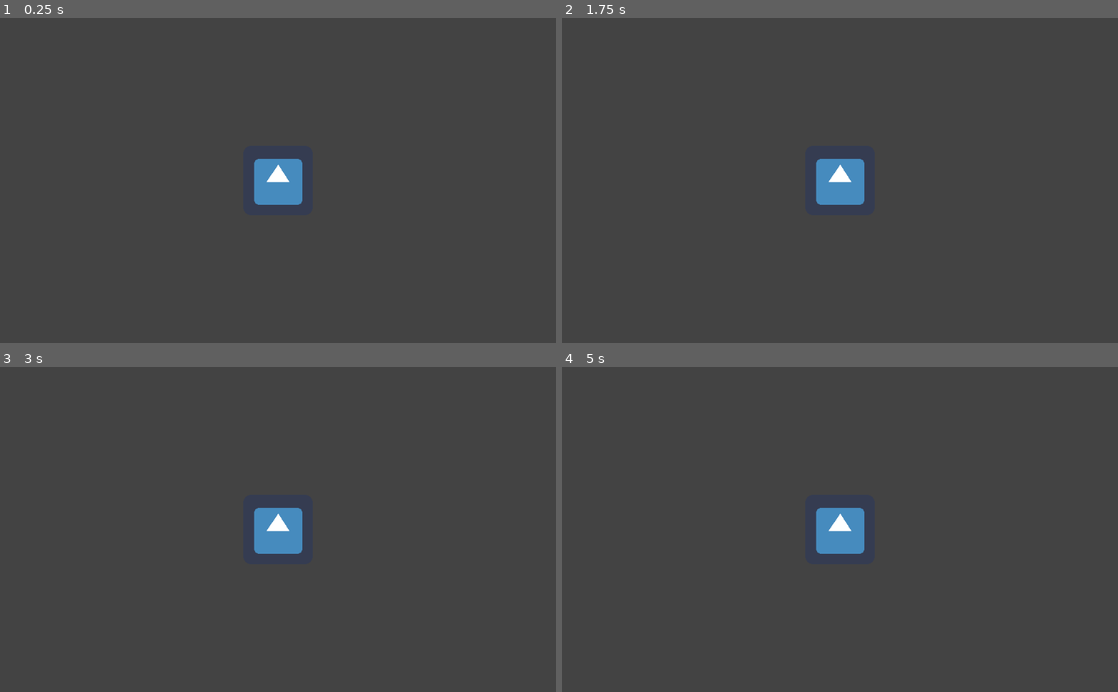
Above: before the commit, frames 1-4 (two rows, left to right).
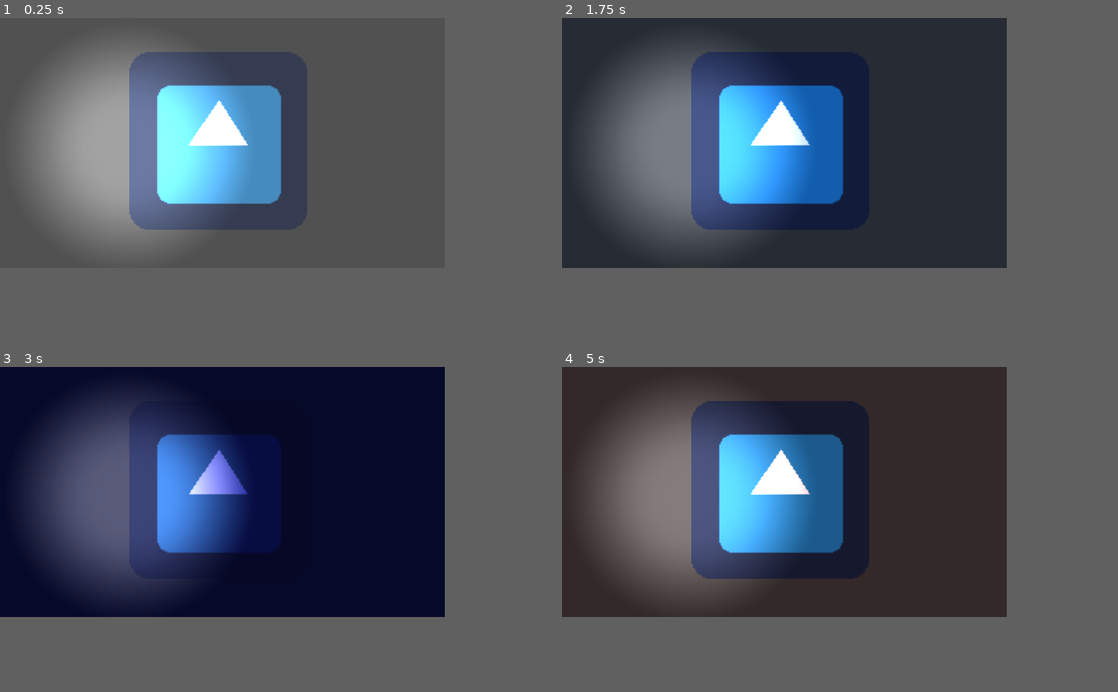
Above: after the commit, the same moments.

Repository: hiulit/Godot-3-2D-Day-Night-Cycle
Game: Godot game, scene res://TestScene.tscn
Two runs of this game, one before a commit and one after it. Both use one fixed random seed, a clock stepped at 60 frames per second and the inputs below. The engine's default icon, where the game draws it, is replaced by a stand-in: a white triangle on a blue panel in a dark square.
Inputs:
- Up to frame 1 (0.25 s): no input
- Up to frame 2 (1.75 s): tap Enter at 0.5 s; tap Space at 1.25 s
- Up to frame 3 (3 s): tap Enter at 2 s; tap Space at 2.75 s
- Up to frame 4 (5 s): tap Enter at 3.5 s; tap Space at 4.25 s
In our replay, the window is 800x468 before the commit and 640x360 after it. These sizes can differ from the game's own. Grey fills any space a smaller window leaves; there, only what the larger window draws over its background counts as a difference.

The runs differ from the first frame. In frame 1, 26% of the frame differs, in the area x 2-57%, y 4-75%; in frame 2, 53%; in frame 3, 59%, in the area x 0-80%, y 0-77%; in frame 4, 51%.

Commit message:
Started workin on the shader with lights

Diff:
--- a/DayNightCycle.gd
+++ b/DayNightCycle.gd
@@ -1,6 +1,6 @@
-extends CanvasModulate
+extends ColorRect
 
-export (float) var day_duration = 0.5 # In minutes
+export (float) var day_duration = 0.1 # In minutes
 export (float) var day_start_hour = 10 # 24 hours time (0-23)
 export (float) var day_start_number = 1
 
@@ -29,12 +29,58 @@
 var cycle
 enum cycle_state { NIGHT, DAWN, DAY, DUSK }
 
+var cycle_color
+var cycle_brightness
+var cycle_contrast
+var cycle_saturation
+var cycle_pop_strength
+var cycle_pop_threslhold
+
+var cycles = {
+	night = {
+		color = color_night,
+		brightness = 1.11,
+		contrast = 0.7,
+		saturation = 0.64,
+		pop_strength = 1.67,
+		pop_threslhold = 0.69
+	},
+	dawn = {
+		color = color_dawn,
+		brightness = 0.88,
+		contrast = 1.3,
+		saturation = 1.24,
+		pop_strength = 1.0,
+		pop_threslhold = 0.84
+	},
+	day = {
+		color = color_day,
+		brightness = 1.0,
+		contrast = 1.0,
+		saturation = 1.0,
+		pop_strength = 1.0,
+		pop_threslhold = 1.0
+	},
+	dusk = {
+		color = color_dusk,
+		brightness = 0.94,
+		contrast = 1.24,
+		saturation = 1.36,
+		pop_strength = 1.0,
+		pop_threslhold = 0.83
+	}
+}
+
 
 func _ready():
 	if not on:
 		queue_free()
 
 	Global.DayNight = self
+
+	if material.get_shader_param("use_external_lights_tex") == true:
+		material.set_shader_param("lights_tex", get_parent().get_node("LightsViewport").get_texture())
+		material.set_shader_param("use_external_lights_tex", false)
 
 	day_duration = 60 * 60 * day_duration # Convert 'day_duration' from minutes to seconds
 
@@ -46,19 +92,35 @@
 
 	if current_day_hour >= state_night_start_hour or current_day_hour < state_dawn_start_hour:
 		cycle = cycle_state.NIGHT
-		color = color_night
 	elif current_day_hour >= state_dawn_start_hour and current_day_hour < state_day_start_hour:
 		cycle = cycle_state.DAWN
-		color = color_dawn
 	elif current_day_hour >= state_day_start_hour and current_day_hour < state_dusk_start_hour:
 		cycle = cycle_state.DAY
-		color = color_day
 	elif current_day_hour >= state_dusk_start_hour and current_day_hour < state_night_start_hour:
 		cycle = cycle_state.DUSK
-		color = color_dusk
+
+	cycle_color = cycles[get_cycle_name(cycle).to_lower()].color
+	cycle_brightness = cycles[get_cycle_name(cycle).to_lower()].brightness
+	cycle_contrast = cycles[get_cycle_name(cycle).to_lower()].contrast
+	cycle_saturation = cycles[get_cycle_name(cycle).to_lower()].saturation
+	cycle_pop_strength = cycles[get_cycle_name(cycle).to_lower()].pop_strength
+	cycle_pop_threslhold = cycles[get_cycle_name(cycle).to_lower()].pop_threslhold
+
+#	material.set_shader_param("cycle_color", cycle_color)
+#	material.set_shader_param("brightness", cycle_brightness)
+#	material.set_shader_param("contrast", cycle_contrast)
+#	material.set_shader_param("saturation", cycle_saturation)
+#	material.set_shader_param("pop_strength", cycle_pop_strength)
+#	material.set_shader_param("pop_threslhold", cycle_pop_threslhold)
+
+	# Add a tween for each property
+	for i in cycles.keys():
+		for j in cycles[i].keys():
+			cycles[i]["tween_" + j] = Tween.new()
+			add_child(cycles[i]["tween_" + j])
 
 
-func _physics_process(delta):
+func _process(delta):
 	day_cycle()
 	current_time += 1
 
@@ -72,45 +134,51 @@
 		current_day_number += 1
 
 	if current_day_hour >= state_night_start_hour or current_day_hour < state_dawn_start_hour:
-		cycle_test(cycle_state.NIGHT)
+		cycle(cycle_state.NIGHT)
 	elif current_day_hour >= state_dawn_start_hour and current_day_hour < state_day_start_hour:
-		cycle_test(cycle_state.DAWN)
+		cycle(cycle_state.DAWN)
 	elif current_day_hour >= state_day_start_hour and current_day_hour < state_dusk_start_hour:
-		cycle_test(cycle_state.DAY)
+		cycle(cycle_state.DAY)
 	elif current_day_hour >= state_dusk_start_hour and current_day_hour < state_night_start_hour:
-		cycle_test(cycle_state.DUSK)
+		cycle(cycle_state.DUSK)
+
+	material.set_shader_param("cycle_color", cycle_color)
+	material.set_shader_param("brightness", cycle_brightness)
+	material.set_shader_param("contrast", cycle_contrast)
+	material.set_shader_param("saturation", cycle_saturation)
+	material.set_shader_param("pop_strength", cycle_pop_strength)
+	material.set_shader_param("pop_threslhold", cycle_pop_threslhold)
 
 	if debug_mode:
-		print(str("Day ", current_day_number)  + " - " + str(int(current_day_hour), " h") + " - " + str(cycle_state.keys()[cycle]))
+		print(str("Day ", current_day_number)  + " - " + str(int(current_day_hour), " h") + " - " + get_cycle_name(cycle))
 
 
-func cycle_test(new_cycle):
+func cycle(new_cycle):
 	if cycle != new_cycle:
 		cycle = new_cycle
 
-		if cycle == cycle_state.NIGHT:
-			if obj_exists(Global.Moon):
-				Global.Moon.change_state(Global.Moon.state_night_energy)
-			$Tween.interpolate_property(self, "color", color_dusk, color_night, transition_duration, Tween.TRANS_SINE, Tween.EASE_OUT)
-			$Tween.start()
+		if obj_exists(Global.Moon):
+			Global.Moon.change_state(Global.Moon.cycles[get_cycle_name(cycle).to_lower()].energy)
 
-		if cycle == cycle_state.DAWN:
-			if obj_exists(Global.Moon):
-				Global.Moon.change_state(Global.Moon.state_dawn_energy)
-			$Tween.interpolate_property(self, "color", color_night, color_dawn, transition_duration, Tween.TRANS_SINE, Tween.EASE_OUT)
-			$Tween.start()
+		var previous_cycle_props = cycles[get_cycle_name(cycle - 1).to_lower()]
+		var current_cycle_props = cycles[get_cycle_name(cycle).to_lower()]
 
-		if cycle == cycle_state.DAY:
-			if obj_exists(Global.Moon):
-				Global.Moon.change_state(Global.Moon.state_day_energy)
-			$Tween.interpolate_property(self, "color", color_dawn, color_day, transition_duration, Tween.TRANS_SINE, Tween.EASE_OUT)
-			$Tween.start()
+		for key in current_cycle_props.keys():
+			if key.find("tween_"):
+				current_cycle_props["tween_" + key].interpolate_property(
+					self,
+					"cycle_" + key,
+					previous_cycle_props[key],
+					current_cycle_props[key],
+					transition_duration,
+					Tween.TRANS_SINE,
+					Tween.EASE_OUT
+				)
+				current_cycle_props["tween_" + key].start()
 
-		if cycle == cycle_state.DUSK:
-			if obj_exists(Global.Moon):
-				Global.Moon.change_state(Global.Moon.state_dusk_energy)
-			$Tween.interpolate_property(self, "color", color_day, color_dusk, transition_duration, Tween.TRANS_SINE, Tween.EASE_OUT)
-			$Tween.start()
+
+func get_cycle_name(cycle):
+	return str(cycle_state.keys()[cycle])
 
 
 func obj_exists(obj):
--- a/DayNightCycle.tscn
+++ b/DayNightCycle.tscn
@@ -1,25 +1,9 @@
-[gd_scene load_steps=2 format=2]
-
-[ext_resource path="res://DayNightCycle.gd" type="Script" id=1]
+[gd_scene format=2]
 
 [node name="DayNightCycle" type="CanvasModulate" index="0"]
 
 editor/display_folded = true
 color = Color( 1, 1, 1, 1 )
-script = ExtResource( 1 )
-day_duration = 0.5
-day_start_hour = 10
-day_start_number = 1
-color_dawn = Color( 0.86, 0.7, 0.7, 1 )
-color_day = Color( 1, 1, 1, 1 )
-color_dusk = Color( 0.59, 0.66, 0.78, 1 )
-color_night = Color( 0.07, 0.09, 0.38, 1 )
-state_dawn_start_hour = 5
-state_day_start_hour = 8
-state_dusk_start_hour = 16
-state_night_start_hour = 19
-state_transition_duration = 1
-debug_mode = false
 
 [node name="Tween" type="Tween" parent="." index="0"]
 
--- /dev/null
+++ b/Light.gd
@@ -0,0 +1,52 @@
+tool
+extends Node2D
+
+export (float) var inner_radius = 5.0 setget _set_inner_radius
+export (float) var shadow_radius = 50.0 setget _set_shadow_radius
+export (float) var shadow_threshold = 0.0 setget _set_shadow_threshold
+export (float) var steps = 10.0 setget _set_steps
+export (Color) var color = Color(1, 1, 1, 1) setget _set_color
+
+func _ready():
+	add_to_group("lights")
+
+
+func _draw():
+	# Shadow
+	for step in steps:
+		var shadow_alpha = clamp((1 - shadow_threshold) - ((step - shadow_threshold) / steps), 0, 1)
+		var step_radius = (((shadow_radius - inner_radius) / steps) / 2) * step
+		draw_circle(Vector2(0, 0), inner_radius + step_radius, Color(color.r, color.g, color.b, shadow_alpha))
+
+	# Light
+	draw_circle(Vector2(0, 0), inner_radius, color)
+
+
+func _set_inner_radius(new_inner_radius):
+    if inner_radius != new_inner_radius:
+        inner_radius = new_inner_radius
+        update()
+
+
+func _set_shadow_radius(new_shadow_radius):
+    if shadow_radius != new_shadow_radius:
+        shadow_radius = new_shadow_radius
+        update()
+
+
+func _set_shadow_threshold(new_shadow_threshold):
+    if shadow_threshold != new_shadow_threshold:
+        shadow_threshold = new_shadow_threshold
+        update()
+
+
+func _set_steps(new_steps):
+    if steps != new_steps:
+        steps = new_steps
+        update()
+
+
+func _set_color(new_color):
+    if color != new_color:
+        color = new_color
+        update()
--- /dev/null
+++ b/Light.tscn
@@ -0,0 +1,6 @@
+[gd_scene load_steps=2 format=2]
+
+[ext_resource path="res://Light.gd" type="Script" id=1]
+
+[node name="Light" type="Node2D"]
+script = ExtResource( 1 )
--- /dev/null
+++ b/LightsTexture.gd
@@ -0,0 +1,13 @@
+extends Node2D
+
+func _ready():
+	queue_free()
+	for light in get_tree().get_nodes_in_group("lights"):
+		# Duplicate the light
+		var new_light_resource = PackedScene.new()
+		new_light_resource.pack(light)
+		var new_light = new_light_resource.instance()
+		# Remove the old light
+		light.queue_free()
+		# Add new the new light
+		add_child(new_light)
--- /dev/null
+++ b/LightsViewport.gd
@@ -0,0 +1,13 @@
+extends Viewport
+
+var window_x = ProjectSettings.get_setting("display/window/size/width")
+var window_y = ProjectSettings.get_setting("display/window/size/height")
+
+func _ready():
+	size = Vector2(window_x, window_y)
+	transparent_bg = true
+	hdr = false
+	disable_3d = true
+	usage = USAGE_2D
+	render_target_v_flip = true
+	render_target_update_mode = UPDATE_ALWAYS
--- a/Moon.gd
+++ b/Moon.gd
@@ -33,7 +33,26 @@
 var midnight_step
 var baked_points_pos
 
+var tween = Tween.new()
+
+var cycles = {
+	night = {
+		energy = state_night_energy
+	},
+	dawn = {
+		energy = state_dawn_energy
+	},
+	day = {
+		energy = state_day_energy
+	},
+	dusk = {
+		energy = state_dusk_energy
+	}
+}
+
 func _ready():
+	add_to_group("moons");
+
 	if not on:
 		queue_free()
 
@@ -60,11 +79,11 @@
 	hour_step = path.get_baked_points().size() / 24
 	baked_points_pos = midnight_step + (hour_step * Global.DayNight.day_start_hour)
 
+	add_child(tween)
 
 func _physics_process(delta):
 	if move:
-		if Global.DayNight:
-			move_moon(delta)
+		move_moon(delta)
 
 
 func change_state(new_state):
@@ -74,11 +93,12 @@
 
 		state = new_state
 
-		$Tween.interpolate_property(self, "energy", energy_start, energy_end, transition_duration, Tween.TRANS_SINE, Tween.EASE_OUT)
-		$Tween.start()
+		tween.interpolate_property(self, "energy", energy_start, energy_end, transition_duration, Tween.TRANS_SINE, Tween.EASE_OUT)
+		tween.start()
 
 
 func move_moon(delta):
+#	print(position)
 	if baked_points_pos + (delta * speed) >= path.get_baked_points().size():
 		baked_points_pos += (delta * speed) - path.get_baked_points().size()
 	else:
--- a/Moon.tscn
+++ b/Moon.tscn
@@ -35,19 +35,11 @@
 shadow_filter_smooth = 0.0
 shadow_item_cull_mask = 1
 script = ExtResource( 2 )
+_sections_unfolded = [ "Material" ]
 state_dawn_energy = 0.5
-state_day_energy = 0
+state_day_energy = 1.0
 state_dusk_energy = 0.5
 state_night_energy = 1
 state_transition_duration = 1
 move = true
 on = true
-
-[node name="Tween" type="Tween" parent="Moon" index="0"]
-
-repeat = false
-playback_process_mode = 1
-playback_speed = 1.0
-playback/active = false
-playback/repeat = false
-playback/speed = 1.0
--- /dev/null
+++ b/MoonTexture.gd
@@ -0,0 +1,30 @@
+extends Node2D
+
+func _ready():
+#	queue_free()
+	pass
+
+
+func _process(delta):
+#	update()
+	pass
+
+
+func _draw():
+	for moon in get_tree().get_nodes_in_group("moons"):
+		# Duplicate the moon
+		var new_moon_resource = PackedScene.new()
+		new_moon_resource.pack(moon)
+		var new_moon = new_moon_resource.instance()
+		# Remove the old moon
+		moon.queue_free()
+		# Add new the new moon
+		add_child(new_moon)
+
+		print(moon.position)
+
+		draw_set_transform(new_moon.position, 0.0, new_moon.scale)
+		draw_texture(new_moon.texture, new_moon.position, new_moon.modulate)
+#		print(new_moon.position)
+#		print(new_moon.cycles)
+	pass
--- a/TestScene.tscn
+++ b/TestScene.tscn
@@ -1,10 +1,16 @@
-[gd_scene load_steps=4 format=2]
+[gd_scene load_steps=10 format=2]
 
 [ext_resource path="res://icon.png" type="Texture" id=1]
-[ext_resource path="res://DayNightCycle.tscn" type="PackedScene" id=2]
-[ext_resource path="res://Moon.tscn" type="PackedScene" id=3]
+[ext_resource path="res://day-night-lights.tres" type="Material" id=2]
+[ext_resource path="res://DayNightCycle.gd" type="Script" id=3]
+[ext_resource path="res://light.png" type="Texture" id=4]
+[ext_resource path="res://Moon.gd" type="Script" id=5]
+[ext_resource path="res://Light.tscn" type="PackedScene" id=6]
+[ext_resource path="res://LightsViewport.gd" type="Script" id=7]
+[ext_resource path="res://LightsTexture.gd" type="Script" id=8]
+[ext_resource path="res://MoonTexture.gd" type="Script" id=9]
 
-[node name="TestScene" type="Node"]
+[node name="TestScene" type="Node" index="0"]
 
 [node name="bg" type="ColorRect" parent="." index="0"]
 
@@ -18,15 +24,124 @@
 mouse_default_cursor_shape = 0
 size_flags_horizontal = 1
 size_flags_vertical = 1
-color = Color( 0.265625, 0.265625, 0.265625, 1 )
+color = Color( 0.320312, 0.320312, 0.320312, 1 )
 
 [node name="icon" type="Sprite" parent="." index="1"]
 
-position = Vector2( 512, 300 )
+position = Vector2( 157.171, 88.6734 )
 texture = ExtResource( 1 )
 
-[node name="DayNightCycle" parent="." index="2" instance=ExtResource( 2 )]
+[node name="DayNightShader" type="ColorRect" parent="." index="2"]
 
+material = ExtResource( 2 )
+anchor_left = 0.0
+anchor_top = 0.0
+anchor_right = 1.0
+anchor_bottom = 1.0
+rect_pivot_offset = Vector2( 0, 0 )
+rect_clip_content = false
+mouse_filter = 0
+mouse_default_cursor_shape = 0
+size_flags_horizontal = 1
+size_flags_vertical = 1
+color = Color( 1, 1, 1, 1 )
+script = ExtResource( 3 )
+_sections_unfolded = [ "Material" ]
+day_duration = 0.1
+day_start_hour = 10
+day_start_number = 1
+color_dawn = Color( 0.86, 0.7, 0.7, 1 )
+color_day = Color( 1, 1, 1, 1 )
+color_dusk = Color( 0.59, 0.66, 0.78, 1 )
+color_night = Color( 0.07, 0.09, 0.38, 1 )
+state_dawn_start_hour = 5
+state_day_start_hour = 8
+state_dusk_start_hour = 16
+state_night_start_hour = 19
+state_transition_duration = 1
+debug_mode = false
 on = true
 
-[node name="MoonLayer" parent="." index="3" instance=ExtResource( 3 )]
+[node name="Moon" type="Light2D" parent="." index="3"]
+
+scale = Vector2( 0.181984, 0.181984 )
+enabled = true
+editor_only = false
+texture = ExtResource( 4 )
+offset = Vector2( 0, 0 )
+texture_scale = 1.0
+color = Color( 1, 1, 1, 1 )
+energy = 1.0
+mode = 0
+range_height = 0.0
+range_z_min = -1024
+range_z_max = 1024
+range_layer_min = 0
+range_layer_max = 0
+range_item_cull_mask = 1
+shadow_enabled = false
+shadow_color = Color( 0, 0, 0, 0 )
+shadow_buffer_size = 2048
+shadow_gradient_length = 0.0
+shadow_filter = 0
+shadow_filter_smooth = 0.0
+shadow_item_cull_mask = 1
+script = ExtResource( 5 )
+_sections_unfolded = [ "Transform" ]
+state_dawn_energy = 0.5
+state_day_energy = 0
+state_dusk_energy = 0.5
+state_night_energy = 1
+state_transition_duration = 1
+move = true
+on = true
+
+[node name="Lights" type="Node2D" parent="." index="4"]
+
+editor/display_folded = true
+
+[node name="Light" parent="Lights" index="0" instance=ExtResource( 6 )]
+
+position = Vector2( 194.905, 52.8315 )
+inner_radius = 10.0
+shadow_radius = 100.0
+shadow_threshold = 0.0
+steps = 10.0
+color = Color( 1, 1, 1, 1 )
+
+[node name="LightsViewport" type="Viewport" parent="." index="5"]
+
+arvr = false
+size = Vector2( 0, 0 )
+own_world = false
+world = null
+transparent_bg = true
+msaa = 0
+hdr = false
+disable_3d = true
+usage = 0
+debug_draw = 0
+render_target_v_flip = true
+render_target_clear_mode = 0
+render_target_update_mode = 3
+audio_listener_enable_2d = false
+audio_listener_enable_3d = false
+physics_object_picking = false
+gui_disable_input = false
+gui_snap_controls_to_pixels = true
+shadow_atlas_size = 0
+shadow_atlas_quad_0 = 2
+shadow_atlas_quad_1 = 2
+shadow_atlas_quad_2 = 3
+shadow_atlas_quad_3 = 4
+script = ExtResource( 7 )
+_sections_unfolded = [ "Render Target", "Rendering" ]
+
+[node name="LightsTexture" type="Node2D" parent="LightsViewport" index="0"]
+
+script = ExtResource( 8 )
+_sections_unfolded = [ "Material" ]
+
+[node name="MoonTexture" type="Node2D" parent="LightsViewport" index="1"]
+
+script = ExtResource( 9 )
--- /dev/null
+++ b/day-night-lights.shader
@@ -0,0 +1,42 @@
+shader_type canvas_item;
+render_mode blend_mul;
+
+uniform vec4 dawn_color : hint_color = vec4(0.86, 0.70, 0.70, 1.0);
+uniform vec4 day_color : hint_color = vec4(1.0, 1.0, 1.0, 1.0);
+uniform vec4 dusk_color : hint_color = vec4(0.59, 0.66, 0.78, 1.0);
+uniform vec4 night_color : hint_color = vec4(0.07, 0.09, 0.38, 1.0);
+
+uniform vec4 cycle_color : hint_color = vec4(1.0, 1.0, 1.0, 1.0);
+
+uniform float brightness : hint_range(0.0, 10.0, 0.01) = 1.0;
+uniform float contrast : hint_range(0.0, 10.0, 0.01) = 1.0;
+uniform float saturation : hint_range(0.0, 10.0, 0.01) = 1.0;
+uniform float pop_strength : hint_range(0.0, 10.0, 0.01) = 1.0;
+uniform float pop_threslhold : hint_range(0.0, 1.0, 0.01) = 1.0;
+
+uniform sampler2D lights_tex;
+uniform bool use_external_lights_tex = true;
+
+void fragment() {
+	vec3 base_col = texture(SCREEN_TEXTURE, SCREEN_UV).rgb;
+	vec3 out_col = base_col;
+
+	float grey = dot(base_col, vec3(0.299, 0.587, 0.114));
+
+	out_col = mix(vec3(grey), out_col, saturation);
+	out_col = (out_col - 0.5) * contrast + 0.5;
+	out_col = out_col + pop_strength * max(grey - pop_threslhold, 0.0);
+	out_col = out_col * brightness;
+
+	if (!use_external_lights_tex) {
+		COLOR = vec4(out_col * cycle_color.rgb, 1.0) + texture(lights_tex, UV);
+		COLOR = vec4((out_col / base_col) * cycle_color.rgb, 1.0) + texture(lights_tex, UV);
+//		COLOR = vec4(mix(out_col, cycle_color.rgb, 1.0), 1.0) + texture(lights_tex, UV);
+//		COLOR = vec4(mix(out_col, out_col * cycle_color.rgb, 1.0), 1.0) + texture(lights_tex, UV);
+	} else {
+		COLOR = vec4(out_col * cycle_color.rgb, 1.0);
+		COLOR = vec4((out_col / base_col) * cycle_color.rgb, 1.0);
+//		COLOR = vec4(mix(out_col, cycle_color.rgb, 1.0), 1.0);
+//		COLOR = vec4(mix(out_col, out_col * cycle_color.rgb, 1.0), 1.0);
+	}
+}
--- /dev/null
+++ b/day-night-lights.tres
@@ -0,0 +1,20 @@
+[gd_resource type="ShaderMaterial" load_steps=2 format=2]
+
+[ext_resource path="res://day-night-lights.shader" type="Shader" id=1]
+
+[resource]
+
+render_priority = 0
+shader = ExtResource( 1 )
+shader_param/dawn_color = Color( 0.86, 0.7, 0.7, 1 )
+shader_param/day_color = Color( 1, 1, 1, 1 )
+shader_param/dusk_color = Color( 0.59, 0.66, 0.78, 1 )
+shader_param/night_color = Color( 0.07, 0.09, 0.38, 1 )
+shader_param/cycle_color = Color( 1, 1, 1, 1 )
+shader_param/brightness = 1.0
+shader_param/contrast = 1.0
+shader_param/saturation = 1.0
+shader_param/pop_strength = 1.0
+shader_param/pop_threslhold = 1.0
+shader_param/use_external_lights_tex = true
+_sections_unfolded = [ "shader_param" ]
--- a/project.godot
+++ b/project.godot
@@ -10,7 +10,7 @@
 
 [application]
 
-config/name="Day-Night cycle"
+config/name="Godot-3-2D-Day-Night-Cycle"
 run/main_scene="res://TestScene.tscn"
 config/icon="res://icon.png"
 
@@ -18,6 +18,15 @@
 
 Global="*res://Global.gd"
 
+[display]
+
+window/size/width=320
+window/size/height=180
+window/size/test_width=640
+window/size/test_height=360
+window/stretch/mode="2d"
+window/stretch/aspect="keep"
+
 [rendering]
 
 environment/default_environment="res://default_env.tres"
